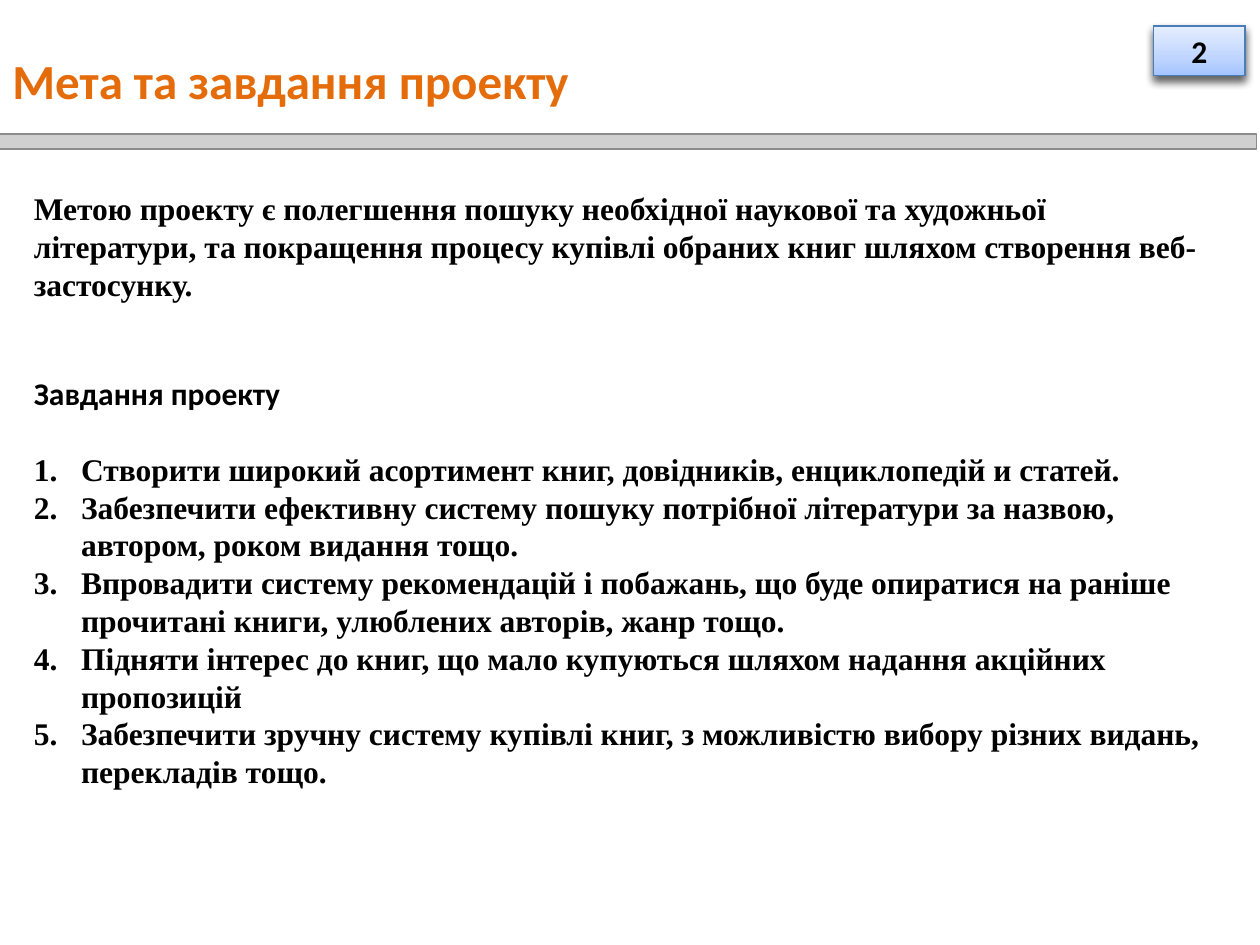
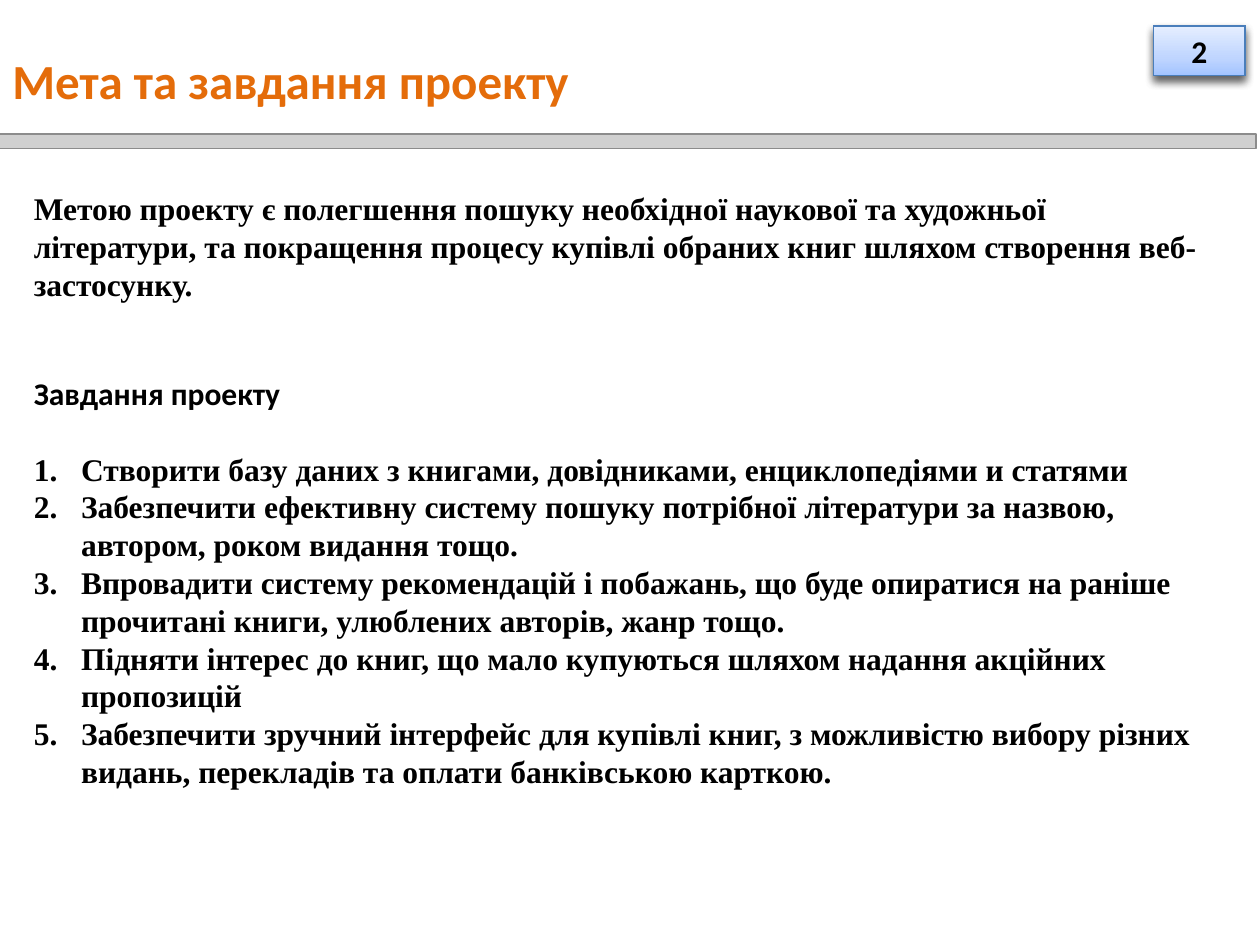
Before and after one commit to DmitriyGorodetsky/books-selling-website, a slide deck: slide 3 of Lab 1. Enterprise analysis/Presentation.pptx. Drawn at 1260x945 pixels with LibreOffice and Linux fonts; fonts in the diff are those of the drawing; grey boxes stand for pictures. Boxes give left, top, right and bottom in pixels: in the first picture for what was removed or moved away, otherwise in the second. Text is boxed around its words. In the diff, an @@ line names an element or a change of style, - is before the commit and + after.

Commit message:
edited presentation

```diff
--- a/Lab 1. Enterprise analysis/Presentation.pptx
+++ b/Lab 1. Enterprise analysis/Presentation.pptx
@@ text at <box>81,458,1128,487</box>: text changed @@
-1. Створити широкий асортимент книг, довідників, енциклопедій и статей.
+1. Створити базу даних з книгами, довідниками, енциклопедіями и статями
@@ text at <box>81,722,1190,790</box>: text changed @@
-5. Забезпечити зручну систему купівлі книг, з можливістю вибору різних видань, перекладів тощо.
+5. Забезпечити зручний інтерфейс для купівлі книг, з можливістю вибору різних видань, перекладів та оплати банківською карткою.
```
Also in this commit, not shown: 1 other slide changed.
